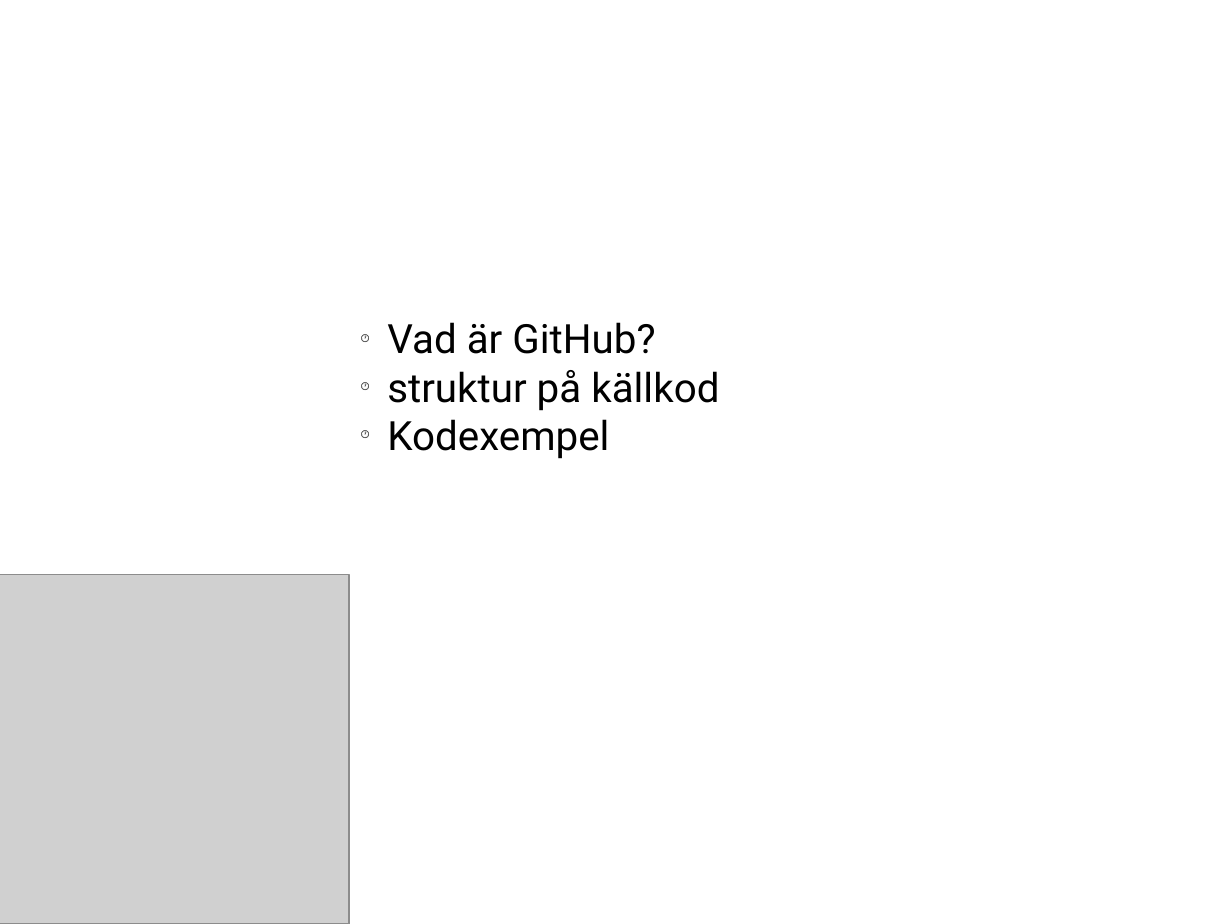
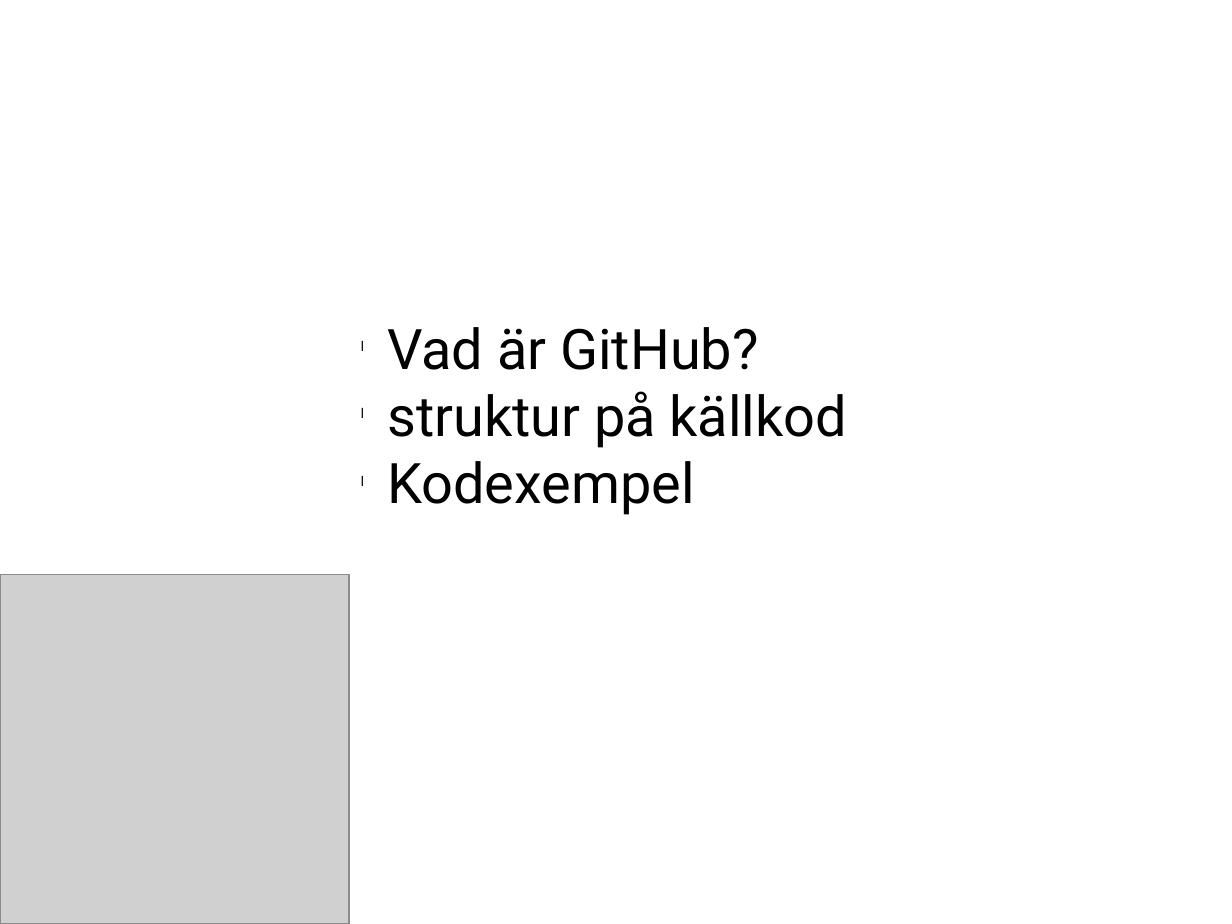
Before and after one commit to lukeeee/Royal-Hearts, a slide deck: slide 3 of redovisning.pptx. Drawn at 1232x924 pixels with LibreOffice and Linux fonts; fonts in the diff are those of the drawing; grey boxes stand for pictures; background and template pictures are left out. Boxes give left, top, right and bottom in pixels: in the first picture for what was removed or moved away, otherwise in the second. Text is boxed around its words. In the diff, an @@ line names an element or a change of style, - is before the commit and + after.

```diff
--- a/redovisning.pptx
+++ b/redovisning.pptx
@@ text "Vad är GitHub?" at [387,327,847,515]: size 26 to 36 pt; bullet 🕐 to l @@
```
Also in this commit, not shown: 2 other slides changed, 1 slide added, 1 slide removed.
